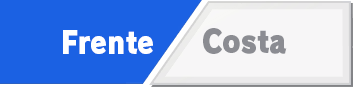
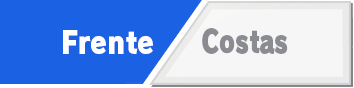
Layers edited between the first and the second w=354, h=88 image:
added layer "Costass V3" above "Costa V2" over [202, 28, 288, 54]
hid "Costa V2" over [203, 28, 287, 54]
